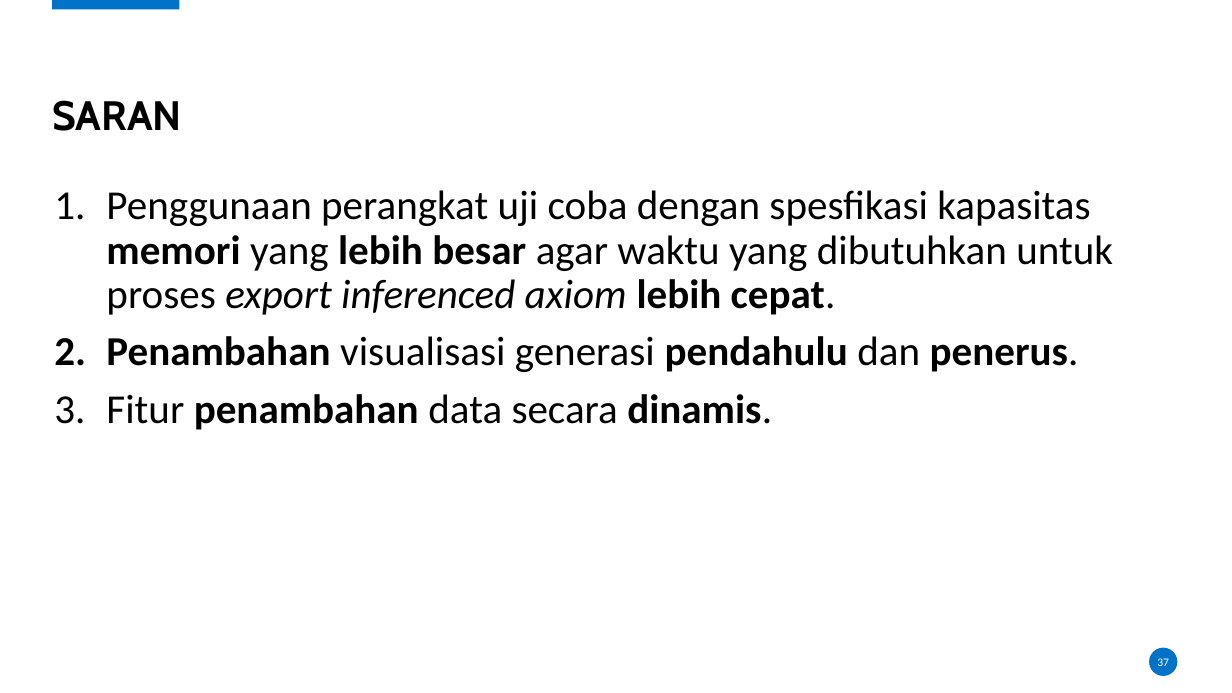
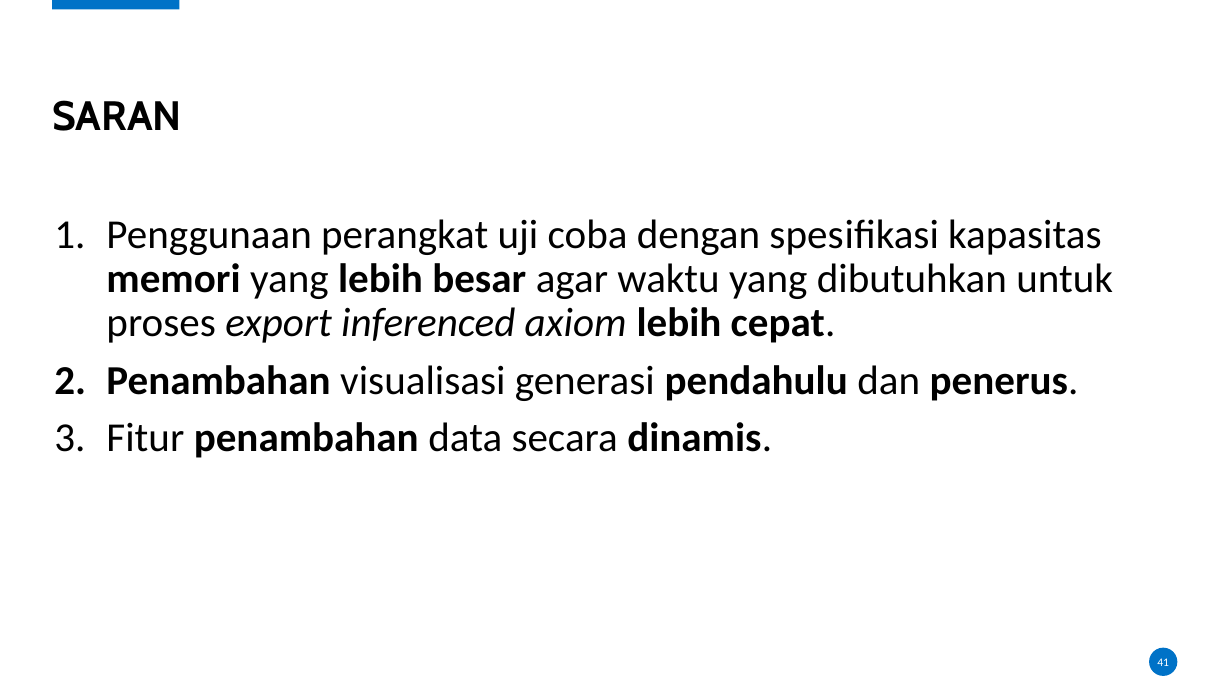
Before and after one commit to karyoutomoo/The-Tree-of-Heroes, a slide deck: slide 41 of 05111540000007-Faiq-Presentasi.pptx (slide 37 before the commit). Drawn at 1232x693 pixels with LibreOffice and Linux fonts; fonts in the diff are those of the drawing; background and template pictures are left out. Boxes give left, top, right and bottom in pixels: in the first picture for what was removed or moved away, otherwise in the second. Text is boxed around its words. In the diff, an @@ line names an element or a change of style, - is before the commit and + after.

```diff
--- a/05111540000007-Faiq-Presentasi.pptx
+++ b/05111540000007-Faiq-Presentasi.pptx
@@ text "Penggunaan perangkat uji coba dengan ...": place and size @@
-text "Penggunaan perangkat uji coba dengan ..." at (106,190,1113,430)
+text "Penggunaan perangkat uji coba dengan ..." at (106,219,1113,458)
@@ text at (106,219,1113,343): text changed @@
-1. Penggunaan perangkat uji coba dengan spesfikasi kapasitas memori yang lebih besar agar waktu yang dibutuhkan untuk proses export inferenced axiom lebih cepat.
+1. Penggunaan perangkat uji coba dengan spesifikasi kapasitas memori yang lebih besar agar waktu yang dibutuhkan untuk proses export inferenced axiom lebih cepat.
@@ page number at (1157,658,1169,666): text changed @@
-37
+41
```
Also in this commit, not shown: 12 other slides changed, 4 slides added, 2 other files.
